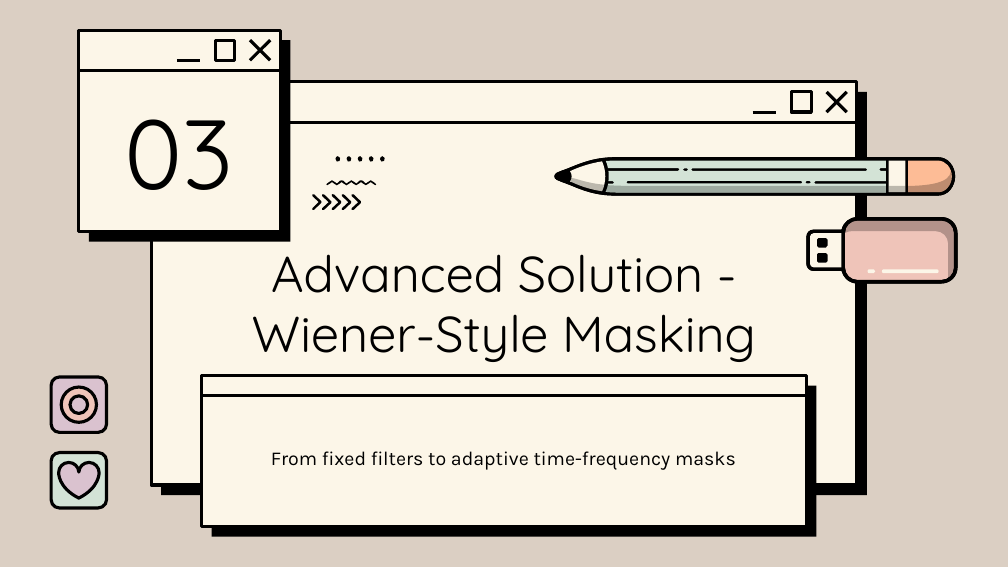
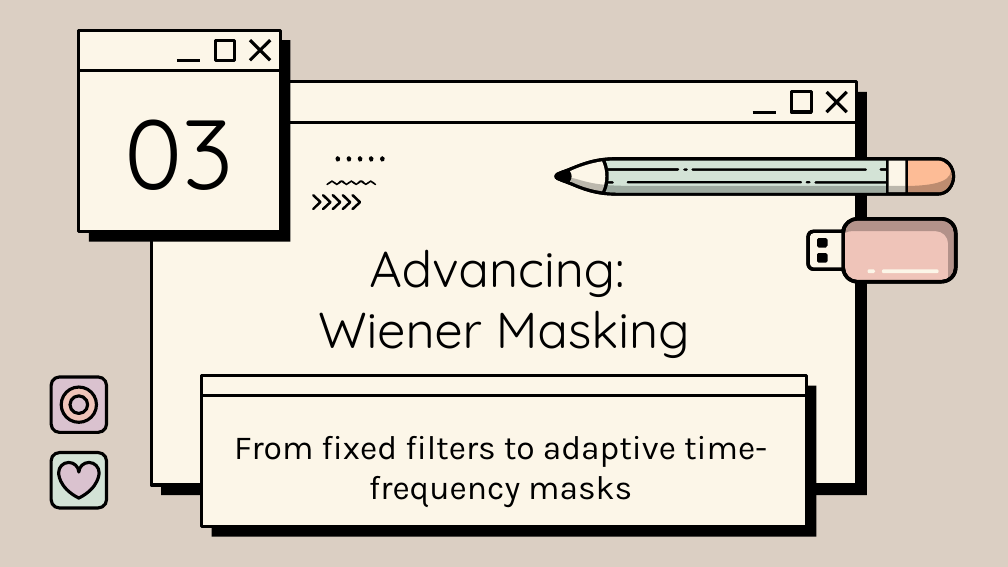
Before and after one commit to Xiejz959/2026-Signal-System-Pres, a slide deck: slide 13 of Slide/Slide_draft_4.0.pptx (slide 14 before the commit). Drawn at 1008x567 pixels with LibreOffice and Linux fonts; fonts in the diff are those of the drawing; background and template pictures are left out. Boxes give left, top, right and bottom in pixels: in the first picture for what was removed or moved away, otherwise in the second. Text is boxed around its words. In the diff, an @@ line names an element or a change of style, - is before the commit and + after.

```diff
--- a/Slide/Slide_draft_4.0.pptx
+++ b/Slide/Slide_draft_4.0.pptx
@@ title at box(318, 249, 690, 358): text changed @@
-Advanced Solution - Wiener-Style Masking
+Advancing:
+Wiener Masking
@@ subtitle "From fixed filters to adaptive ...": place and size @@
-subtitle "From fixed filters to adaptive ..." at box(271, 451, 736, 470)
+subtitle "From fixed filters to adaptive ..." at box(234, 436, 767, 508)
@@ subtitle "From fixed filters to adaptive ..." at box(234, 436, 767, 508): size 14 to 24 pt @@
```
Also in this commit, not shown: 13 other slides changed, 1 slide added, 2 slides removed, 5 other files.
